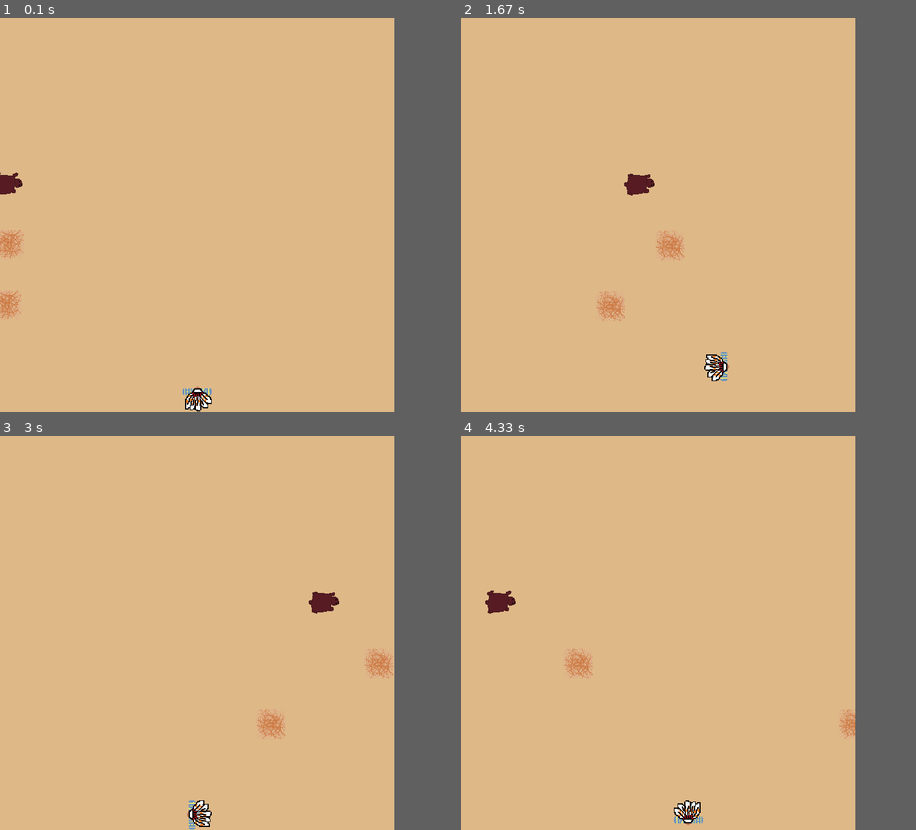
Above: before the commit, frames 1-4 (two rows, left to right).
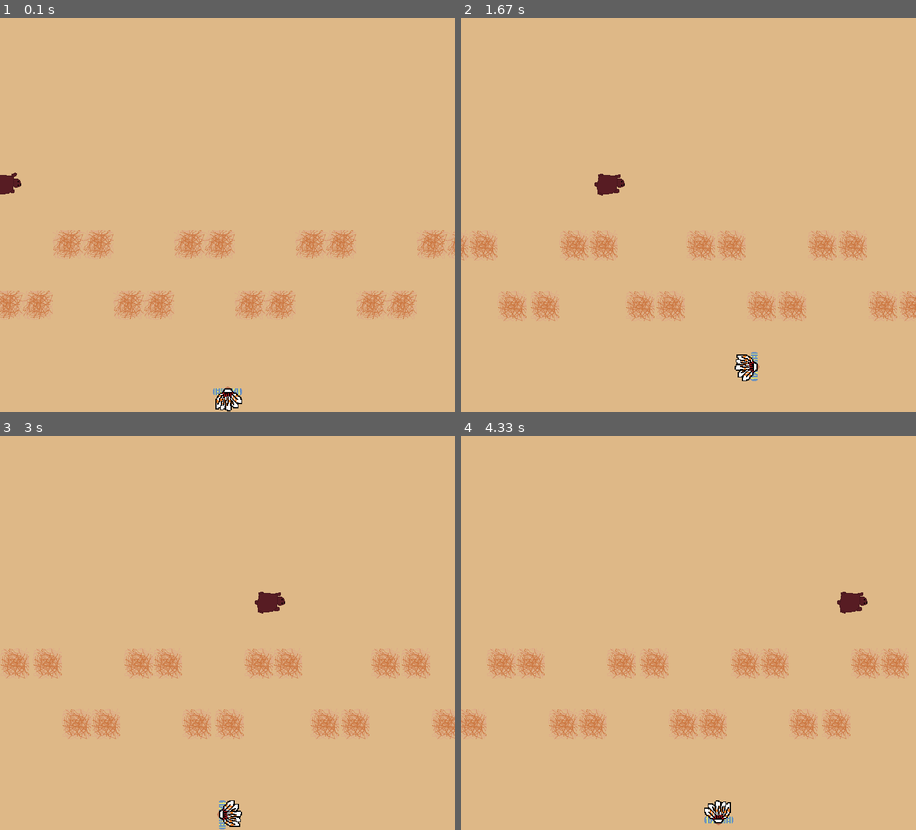
Above: after the commit, the same moments.

Repository: AZEN-SGG/PyGameProject
Game: pygame game, started from MainProgramm.py
The game is run twice, just before and just after one commit, with the same random seed, the same clock (stepped at 60 frames per second) and the same inputs.
Inputs:
- Up to frame 1 (0.1 s): no input
- Up to frame 2 (1.67 s): hold D 0.33-0.8 s; hold W 0.83-1.13 s; hold D 1.17-1.63 s
- Up to frame 3 (3 s): hold A 1.67-2.2 s; hold S 2.23-2.53 s; hold A 2.57-2.97 s
- Up to frame 4 (4.33 s): hold W 3-3.37 s; hold D 3.4-4.03 s; hold S from 4.07 s (still down)
In our replay, the window is 650x650 before the commit and 750x650 after it. These sizes can differ from the game's own. Grey fills any space a smaller window leaves; there, only what the larger window draws over its background counts as a difference.

The runs differ from the first frame. In frame 1, 3.9% of the frame differs, in the area x 0-100%, y 39-100%; in frame 2, 4.6%, in the area x 0-100%, y 39-93%; in frame 3, 4.4%; in frame 4, 4.5%.

Commit message:
Добавил кучу перекати поел

Diff:
--- a/MainProgramm.py
+++ b/MainProgramm.py
@@ -2,7 +2,7 @@
 import random
 import os
 
-WIDTH = 650
+WIDTH = 750
 HEIGHT = 650
 FPS = 30  # Не трогать! На этом всё работает!
 
@@ -53,7 +53,7 @@
         self.image = player_image
         self.image.set_colorkey('green')
 
-        self.COORDINATS = (300, 600)
+        self.COORDINATS = (350, 600)
 
         self.rect = self.image.get_rect()
         self.rect.center = WIDTH / 2, HEIGHT - 25
@@ -61,13 +61,6 @@
         print(self.rect.y)
         print(self.rect.x)
 
-    def change_rect(self):
-        self.image = player_image
-        self.image.set_colorkey('green')
-
-        self.rect.y = 600
-        self.rect.x = 300
-
     def update(self):
         pass
 
@@ -112,24 +105,29 @@
             self.rect.x -= 50
 
 
-class Tumbleweed(pygame.sprite.Sprite):
+class Enemy(pygame.sprite.Sprite):  # Основной класс для врагов
     def __init__(self, x, y, DIRECTION='Right', SPEED=0):
         pygame.sprite.Sprite.__init__(self)
-        self.image = tumbleweed_image
-        self.image.set_colorkey('white')
 
         self.COORDINATS = (x - 25, y - 25)
         self.DIRECTION = DIRECTION
         self.status = 1
 
+        if SPEED == 0:
+            self.SPEED = random.randint(5, 7)
+
+        else:
+            self.SPEED = SPEED
+
+
+class Tumbleweed(Enemy):
+    def __init__(self, x, y, DIRECTION='Right', SPEED=0):
+        Enemy.__init__(self, x, y, DIRECTION, SPEED)
+        self.image = tumbleweed_image
+        self.image.set_colorkey('white')
+
         self.rect = self.image.get_rect()
         self.rect.center = x, y
-
-        if SPEED == 0:
-            self.SPEED = random.randint(5, 7)
-
-        else:
-            self.SPEED = SPEED
 
     def update(self):
         if pygame.sprite.collide_mask(self, player):
@@ -166,26 +164,16 @@
             self.status = 1
 
 
-class Bear(pygame.sprite.Sprite):
+class Bear(Enemy):
     def __init__(self, x, y,
                  DIRECTION='Right',
                  SPEED=0):  # При создании объекта класса, надо указать координаты и направление спрайта
-        pygame.sprite.Sprite.__init__(self)
+        Enemy.__init__(self, x, y, DIRECTION, SPEED)
         self.image = bear_stand_image
         self.image.set_colorkey('white')
 
-        self.status = 1
-        self.DIRECTION = DIRECTION
-        self.COORDINATS = (x - 25, y - 25)
-
         self.rect = self.image.get_rect()
         self.rect.center = x, y
-
-        if SPEED == 0:
-            self.SPEED = random.randint(5, 7)
-
-        else:
-            self.SPEED = SPEED
 
     def update(self):
         if pygame.sprite.collide_mask(self, player):
@@ -252,8 +240,24 @@
 tumbleweed_left_image = pygame.image.load(os.path.join(data_folder, 'tumbleweed_left.png')).convert()
 tumbleweed_back_image = pygame.image.load(os.path.join(data_folder, 'tumbleweed_back.png')).convert()
 tumbleweed_right_image = pygame.image.load(os.path.join(data_folder, 'tumbleweed_right.png')).convert()
-tumbleweed = Tumbleweed(0, HEIGHT - 175)
-second_tumbleweed = Tumbleweed(0, HEIGHT - 275)
+
+first_tumbleweed = Tumbleweed(0, HEIGHT - 175, 'Right', 6)
+first_second_tumbleweed = Tumbleweed(650, HEIGHT - 175, 'Right', 6)
+first_third_tumbleweed = Tumbleweed(50, HEIGHT - 175, 'Right', 6)
+first_fourth_tumbleweed = Tumbleweed(200, HEIGHT - 175, 'Right', 6)
+first_fifth_tumbleweed = Tumbleweed(250, HEIGHT - 175, 'Right', 6)
+first_sixth_tumbleweed = Tumbleweed(400, HEIGHT - 175, 'Right', 6)
+first_seventh_tumbleweed = Tumbleweed(450, HEIGHT - 175, 'Right', 6)
+first_eighth_tumbleweed = Tumbleweed(600, HEIGHT - 175, 'Right', 6)
+
+second_tumbleweed = Tumbleweed(100, HEIGHT - 275, 'Right', 6)
+second_second_tumbleweed = Tumbleweed(750, HEIGHT - 275, 'Right', 6)
+second_third_tumbleweed = Tumbleweed(150, HEIGHT - 275, 'Right', 6)
+second_fourth_tumbleweed = Tumbleweed(300, HEIGHT - 275, 'Right', 6)
+second_fifth_tumbleweed = Tumbleweed(350, HEIGHT - 275, 'Right', 6)
+second_sixth_tumbleweed = Tumbleweed(500, HEIGHT - 275, 'Right', 6)
+second_seventh_tumbleweed = Tumbleweed(550, HEIGHT - 275, 'Right', 6)
+second_eighth_tumbleweed = Tumbleweed(700, HEIGHT - 275, 'Right', 6)
 
 bear_stand_image = pygame.image.load(os.path.join(data_folder, 'bear_go.png')).convert()
 bear_go_image = pygame.image.load(os.path.join(data_folder, 'bear_stand.png')).convert()
@@ -261,8 +265,24 @@
 bear = Bear(0, HEIGHT - 375)
 
 add_sprite(player)
-add_sprite(tumbleweed)
+add_sprite(first_tumbleweed)
+add_sprite(first_second_tumbleweed)
+add_sprite(first_third_tumbleweed)
+add_sprite(first_fourth_tumbleweed)
+add_sprite(first_fifth_tumbleweed)
+add_sprite(first_sixth_tumbleweed)
+add_sprite(first_seventh_tumbleweed)
+add_sprite(first_eighth_tumbleweed)
+
 add_sprite(second_tumbleweed)
+add_sprite(second_second_tumbleweed)
+add_sprite(second_third_tumbleweed)
+add_sprite(second_fourth_tumbleweed)
+add_sprite(second_fifth_tumbleweed)
+add_sprite(second_sixth_tumbleweed)
+add_sprite(second_seventh_tumbleweed)
+add_sprite(second_eighth_tumbleweed)
+
 add_sprite(bear)
 
 # Цикл игры
@@ -304,13 +324,11 @@
     if not faced_bool:
         all_sprites.update()
 
-    else:
-        faced()
-
     # Рендеринг
     all_sprites.draw(screen)
     # Вывод клетчатого поля
-
+    if faced_bool:
+        faced()
     # После отрисовки всего, переворачиваем экран
     pygame.display.flip()
 
